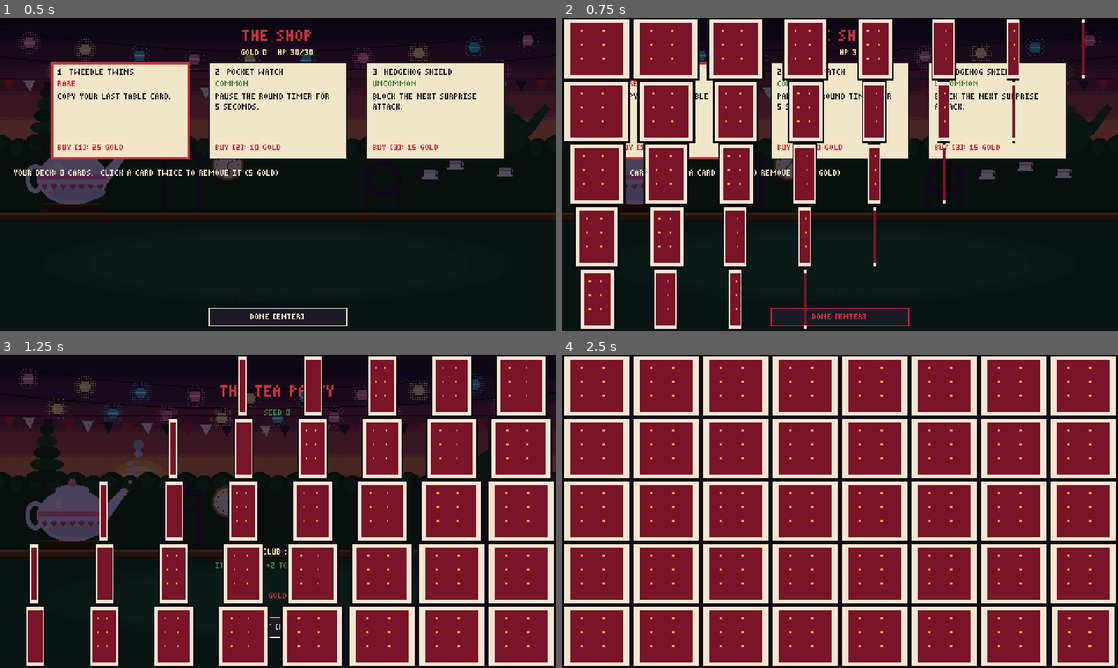
Above: before the commit, frames 1-4 (two rows, left to right).
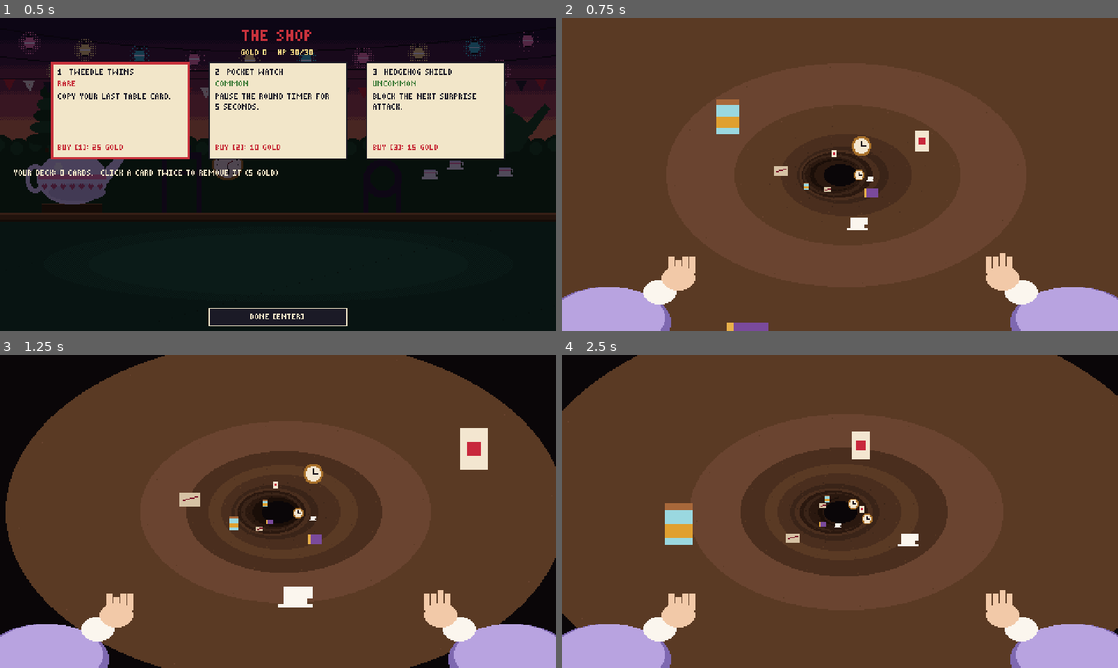
Above: after the commit, the same moments.

Repository: Arvin-17/CardClash
Game: Godot game, scene res://scenes/reward.tscn
Same seed, same stepped clock (60 frames per second), same inputs: the game is played once before the commit and once after it. This scene is started directly instead of the project's main scene.
Inputs (mouse positions are in pixels of both pictures, inside the frame that each line leads up to):
- Up to frame 1 (0.5 s): no input
- Up to frame 2 (0.75 s): click "DONE [ENTER]" at 0.5 s
- Up to frame 3 (1.25 s): no input
- Up to frame 4 (2.5 s): click (840, 627) at 1.25 s, where only the run before the commit has a clickable "FIGHT [ENTER]"; click (840, 627) at 2 s, where only the run before the commit has a clickable "FIGHT [ENTER]"

Frame 1 is identical in both runs. In frame 2, 99% of the frame differs, in the area x 0-100%, y 0-100%; in frame 3, 91%; in frame 4, 100%.

Commit message:
Map, shop, ending and battle screen handle three acts
The map reads ACT 2: THE TULGEY WOOD with act and battle progress and
boss letters. Leaving the shop after an act boss drops down the rabbit
hole into the next act. The ending counts wins out of 8. Under the
Cheshire Cat's grin your total reads YOU ?? with no bust colour or
banner, and HIT stays available.

Diff:
--- a/game/scripts/battle/battle_controller.gd
+++ b/game/scripts/battle/battle_controller.gd
@@ -91,7 +91,7 @@
 	if not can_hit():
 		return
 	battle.player_hit()
-	if battle.player.is_bust(battle.target) and not battle.player_super_bust():
+	if battle.player.is_bust(battle.target) and not battle.player_super_bust() and not battle.total_hidden_from_player:
 		Events.message.emit("BUST AT %d! A CARD CAN STILL SAVE YOU." % battle.player.total(battle.target))
 	_check_round_end()
 
@@ -141,9 +141,10 @@
 	return round_live() and not battle.player.stayed
 
 
-## Hit: like Stand, but not while you're over 21.
+## Hit: like Stand, but not while you're over 21 (unless the Cheshire Cat hid your total,
+## in which case greying HIT out would give the bust away).
 func can_hit() -> bool:
-	return can_act() and not battle.player.is_bust(battle.target)
+	return can_act() and (battle.total_hidden_from_player or not battle.player.is_bust(battle.target))
 
 
 ## Every phase change goes out on Events, so the UI never sits on a stale screen
--- a/game/scripts/ui/battle_ui.gd
+++ b/game/scripts/ui/battle_ui.gd
@@ -382,7 +382,11 @@
 	var pt := b.player.total(b.target)
 	_player_total.text = "YOU %d" % pt
 	var pt_color := Palette.CREAM
-	if pt > b.target:
+	if b.total_hidden_from_player:
+		# The Cheshire Cat took it: no number, no bust colour, nothing that gives it away.
+		_player_total.text = "YOU ??"
+		pt_color = Palette.LAVENDER
+	elif pt > b.target:
 		pt_color = Palette.RED_HI
 	elif pt == b.target:
 		pt_color = Palette.GOLD_HI
@@ -417,7 +421,7 @@
 		v.pressed.connect(_request_play.bind(i))
 		v.mouse_entered.connect(func() -> void: _message.text = v.tooltip_text)
 		_hand_row.add_child(v)
-	_set_tension(pt >= TENSION_AT and pt <= b.target and not b.player.stayed)
+	_set_tension(pt >= TENSION_AT and pt <= b.target and not b.player.stayed and not b.total_hidden_from_player)
 
 
 ## Card counting: how many 10-value and low cards are still unseen in the blind deck.
@@ -532,6 +536,8 @@
 	var b := controller.battle
 	if b == null or controller.state == BattleController.State.DEAL:
 		return
+	if who == "player" and b.total_hidden_from_player:
+		return  # no BUST or 21 banner while your total is hidden
 	if who == "player":
 		if total > b.target and not _busted_shown:
 			_busted_shown = true
--- a/game/scripts/ui/ending.gd
+++ b/game/scripts/ui/ending.gd
@@ -28,7 +28,7 @@
 	var s: Dictionary = RunState.stats
 	var secs: int = RunState.time_ms() / 1000
 	_stats = _label(Vector2(250, 70), "\n".join([
-		"BATTLES WON  %d/%d" % [RunState.battle_index, RunState.battles.size()],
+		"BATTLES WON  %d/%d" % [RunState.battles_won, RunState.total_battles()],
 		"ROUNDS       %d" % int(s.get("rounds", 0)),
 		"BUSTS        %d" % int(s.get("busts", 0)),
 		"BLACKJACKS   %d" % int(s.get("blackjacks", 0)),
@@ -99,7 +99,7 @@
 	var lines: Array[String] = ["TODAY'S TOP 10" if daily else "TOP 10"]
 	for e: Dictionary in entries:
 		var secs := int(e.get("time_ms", 0)) / 1000
-		var result := "QUEEN" if bool(e.get("won", false)) else "%d/5" % int(e.get("battles_won", 0))
+		var result := "QUEEN" if bool(e.get("won", false)) else "%d/%d" % [int(e.get("battles_won", 0)), RunState.total_battles()]
 		lines.append("%2d %-16s %-5s %d:%02d" % [int(e.get("rank", 0)), str(e.get("player_name", "")).to_upper(), result, secs / 60, secs % 60])
 	lines.append("")
 	lines.append("ENTER: MENU")
--- a/game/scripts/ui/map.gd
+++ b/game/scripts/ui/map.gd
@@ -1,5 +1,5 @@
 extends Control
-## Act progress: 4 shuffled soldiers, then the Queen.
+## Act progress: this act's fights (shuffled soldiers, then its boss), and which act of three.
 
 const SUIT_ICON := {"spades": "♠", "clubs": "♣", "diamonds": "♦", "hearts": "♥"}
 
@@ -16,9 +16,9 @@
 		room.modulate = Color(0.32, 0.3, 0.38)
 		add_child(room)
 	var act: Dictionary = GameData.act(RunState.act_id)
-	_add(Palette.label(str(act.get("name", "")).to_upper(), Palette.RED, true), Vector2(0, 24), 480)
+	_add(Palette.label("ACT %d: %s" % [RunState.act_index + 1, str(act.get("name", "")).to_upper()], Palette.RED, true), Vector2(0, 24), 480)
 	var mode := "DAILY RUN %s" % RunState.daily_date if RunState.is_daily else "SEED %d" % RunState.run_seed
-	_add(Palette.label(mode, Palette.GREEN), Vector2(0, 46), 480)
+	_add(Palette.label("%s   ACT %d OF %d   BATTLES WON %d/%d" % [mode, RunState.act_index + 1, RunState.act_ids().size(), RunState.battles_won, RunState.total_battles()], Palette.GREEN), Vector2(0, 46), 480)
 
 	var n: int = RunState.battles.size()
 	var spacing := 80
@@ -34,7 +34,8 @@
 		node.size = Vector2(32, 44)
 		add_child(node)
 		var boss := bool(enemy.get("boss", false))
-		var icon := Palette.label("Q" if boss else SUIT_ICON.get(str(enemy.get("suit", "")), "?"), Palette.suit_color(str(enemy.get("suit", ""))), true)
+		var glyph := str(enemy.get("icon", "Q" if boss else SUIT_ICON.get(str(enemy.get("suit", "")), "?")))
+		var icon := Palette.label(glyph, Palette.suit_color(str(enemy.get("suit", ""))), true)
 		icon.position = Vector2(0, 12)
 		icon.size = Vector2(32, 16)
 		icon.horizontal_alignment = HORIZONTAL_ALIGNMENT_CENTER
--- a/game/scripts/ui/reward.gd
+++ b/game/scripts/ui/reward.gd
@@ -1,5 +1,5 @@
 extends Control
-## The shop after each win: your whole deck is on show, the offered cards have gold
+## The shop after each win (and between acts): your whole deck is on show, the offered cards have gold
 ## prices, and you can buy and remove as many cards as you can afford before moving on.
 ## Prices, removal cost and the minimum deck size: rules.json "shop".
 
@@ -227,4 +227,9 @@
 		return
 	_done = true
 	RunState.save()
-	Transition.go(RunState.MAP_SCENE)
+	# The act's boss is down: fall down the rabbit hole into the next act.
+	if RunState.act_complete() and not RunState.is_final_act():
+		RunState.advance_act()
+		Transition.rabbit_hole(RunState.MAP_SCENE, str(GameData.act(RunState.act_id).get("name", "")))
+	else:
+		Transition.go(RunState.MAP_SCENE)
